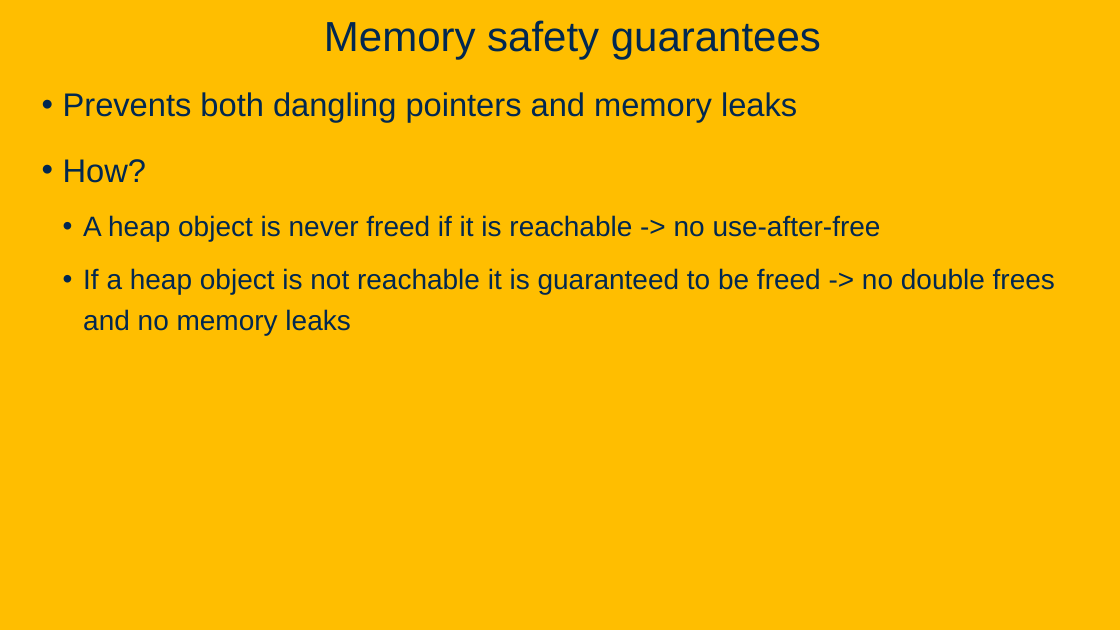
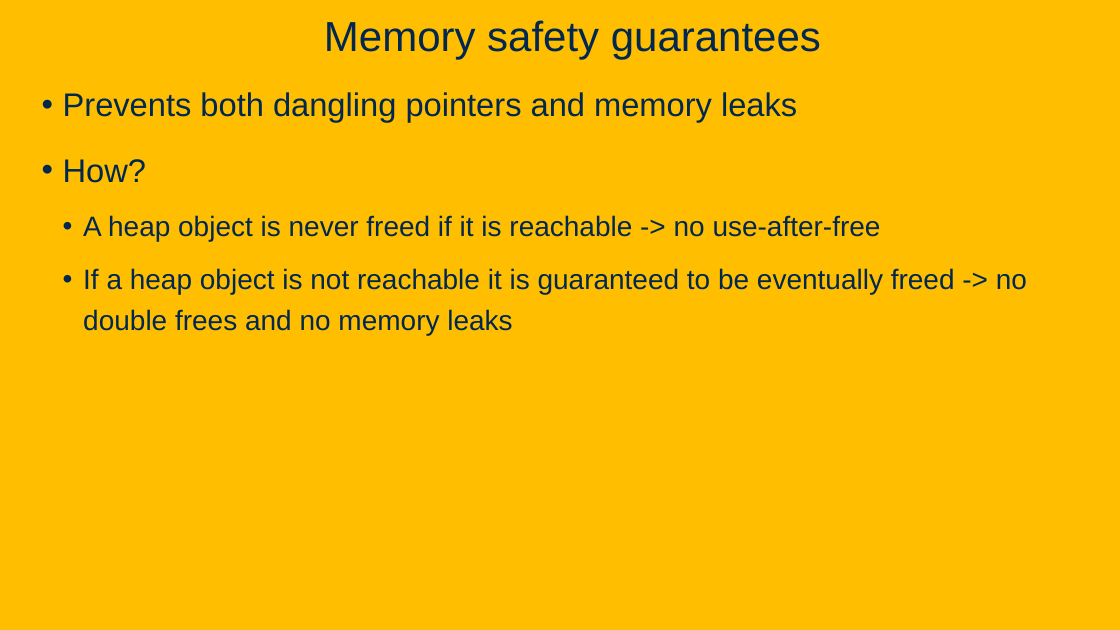
Before and after one commit to davsec-teaching/ecs160-f25, a slide deck: slide 145 of slides/9_software_security.pptx. Drawn at 1120x630 pixels with LibreOffice and Linux fonts; fonts in the diff are those of the drawing; background and template pictures are left out. Boxes give left, top, right and bottom in pixels: in the first picture for what was removed or moved away, otherwise in the second. Text is boxed around its words. In the diff, an @@ line names an element or a change of style, - is before the commit and + after.

```diff
--- a/slides/9_software_security.pptx
+++ b/slides/9_software_security.pptx
@@ text at <box>83,268,1027,335</box>: text changed @@
-  • If a heap object is not reachable it is guaranteed to be freed -> no double frees and no memory leaks
+  • If a heap object is not reachable it is guaranteed to be eventually freed -> no double frees and no memory leaks
```
Also in this commit, not shown: 1 other file.
